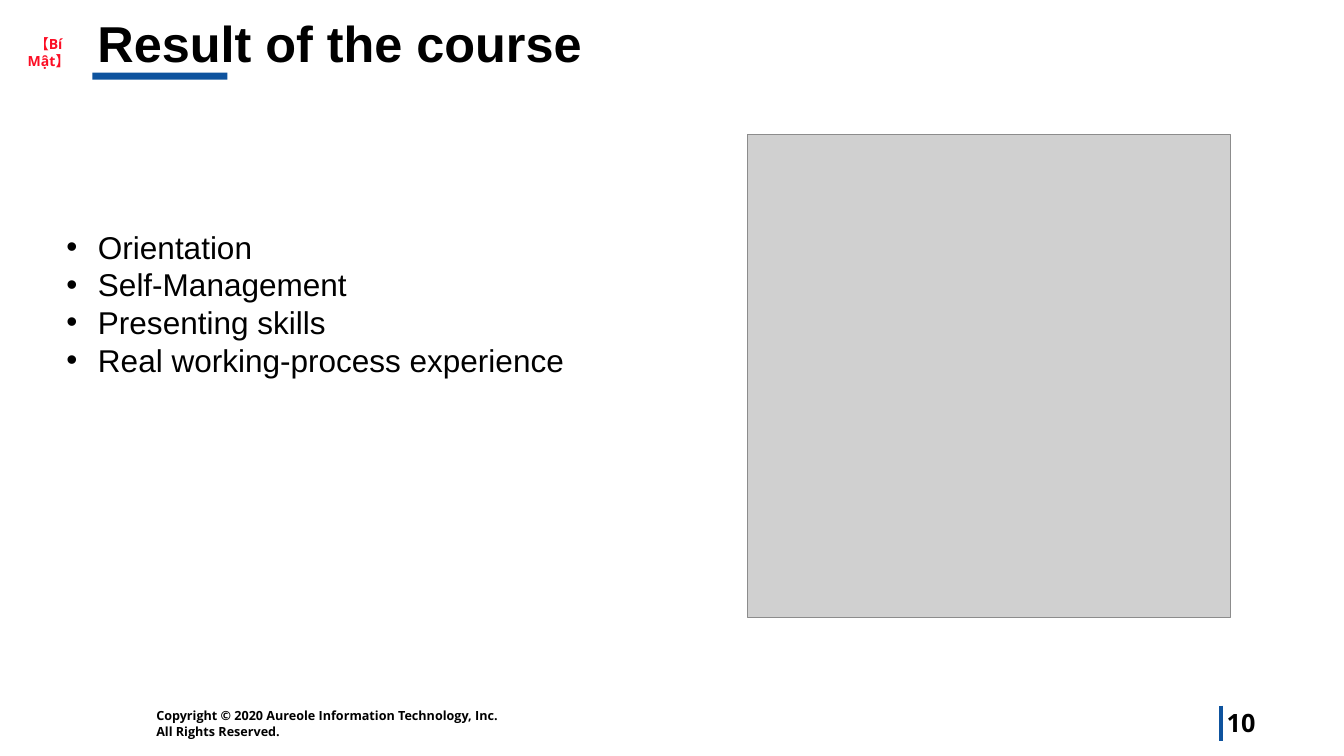
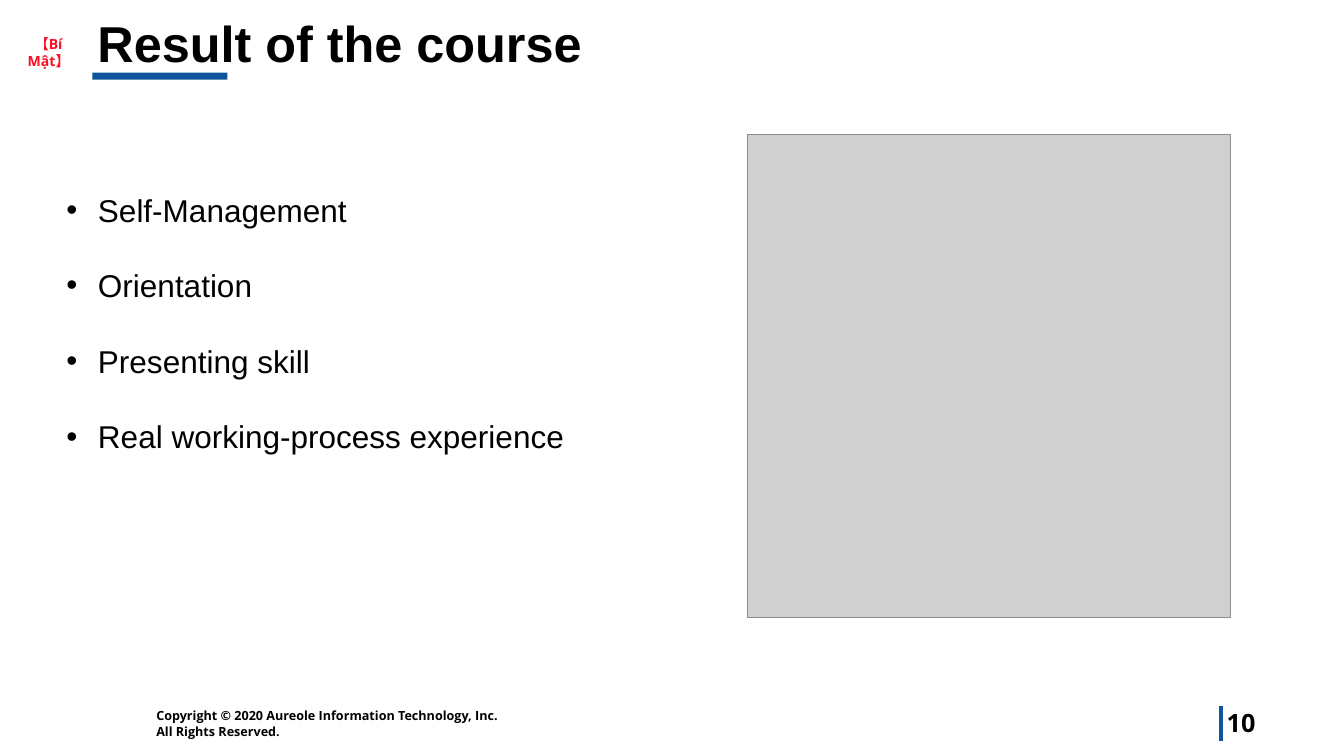
Before and after one commit to lthe4th/Sols, a slide deck: slide 10 of longpkd.pptx. Drawn at 1344x756 pixels with LibreOffice and Linux fonts; fonts in the diff are those of the drawing; grey boxes stand for pictures; background and template pictures are left out. Boxes give left, top, right and bottom in pixels: in the first picture for what was removed or moved away, otherwise in the second. Text is boxed around its words. In the diff, an @@ line names an element or a change of style, - is before the commit and + after.

```diff
--- a/longpkd.pptx
+++ b/longpkd.pptx
@@ text "Self-Management": place and size @@
-text "Self-Management" at bbox=[98, 236, 564, 378]
+text "Self-Management" at bbox=[98, 199, 564, 454]
@@ text at bbox=[98, 199, 347, 228]: paragraph added @@
+• Self-Management
@@ text at bbox=[98, 274, 564, 454]: line spacing 1 to 2 @@
@@ text at bbox=[98, 350, 310, 379]: text changed @@
-• Self-Management
-• Presenting skills
+• Presenting skill
```
Also in this commit, not shown: 6 other slides changed.
